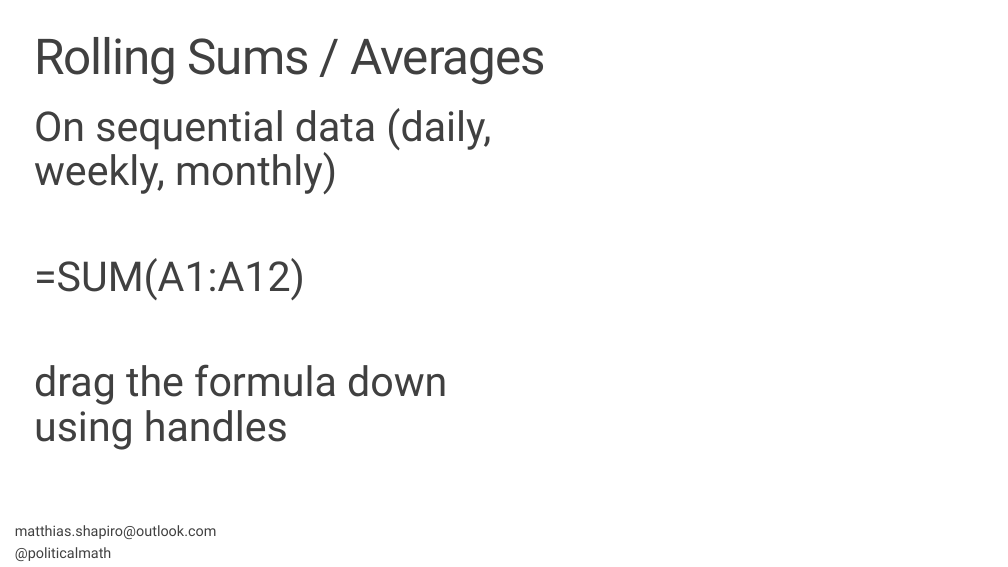
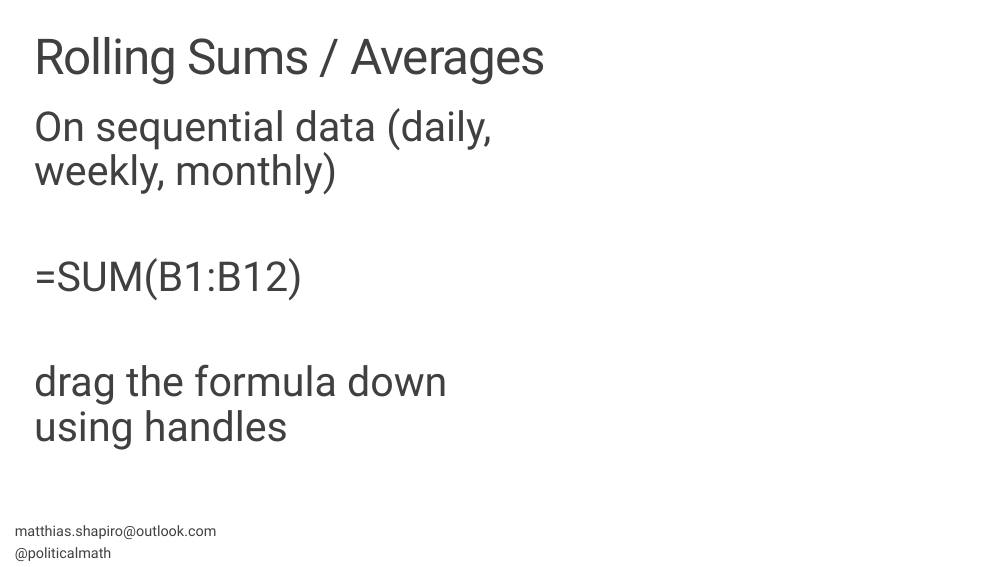
Before and after one commit to matthiasxc/DataVisClass, a slide deck: slide 27 of Session 2.pptx (slide 25 before the commit). Drawn at 1008x567 pixels with LibreOffice and Linux fonts; fonts in the diff are those of the drawing; background and template pictures are left out. Boxes give left, top, right and bottom in pixels: in the first picture for what was removed or moved away, otherwise in the second. Text is boxed around its words. In the diff, an @@ line names an element or a change of style, - is before the commit and + after.

```diff
--- a/Session 2.pptx
+++ b/Session 2.pptx
@@ text at (x1=34, y1=258, x2=302, y2=300): text changed @@
-=SUM(A1:A12)
+=SUM(B1:B12)
```
Also in this commit, not shown: 4 other slides changed, 2 slides added.
